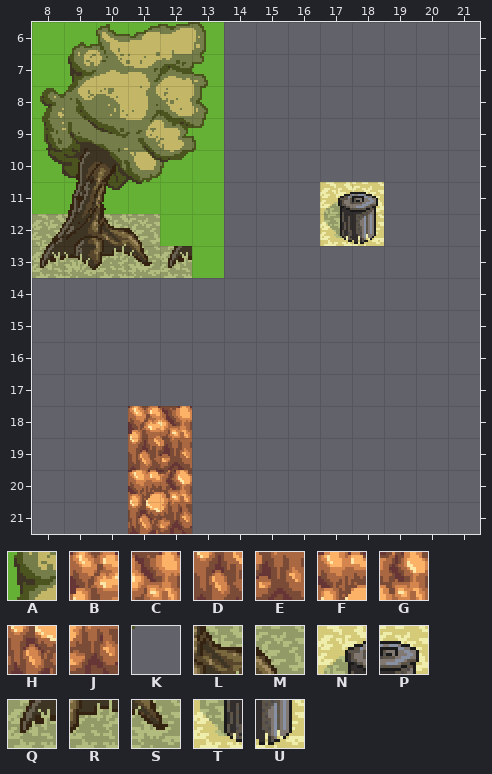
Two versions of a level (Tiled map, Content/map/rules1.tmx). Above, as it was before the edit.
Cells are 16x16 px. Shown: x 8..21, y 6..21. The old version is drawn lined up with the new one.
Key: from "collision": A 1; from "tile1": B 764, C 765, D 824, E 825, F 884, G 885, H 944, J 945, K 3405, L 3522, M 3523, N 3524, P 3525, Q 3580, R 3582, S 3583, T 3584, U 3585.
_ is an empty cell, # one hidden under a higher layer.
Layer "regions" before, first column x 10:
 8 ###A________
 9 ##AA________
10 #AAA________
11 AAAA___##___
12 ##AA___##___
13 ###A________
14 ____________
15 ____________
16 ____________
17 ____________
18 _##_________
19 _##_________
20 _##_________
21 _##_________
Layer "output_trees" before, first column x 10:
 8 ____________
 9 ____________
10 ___K________
11 _______NP___
12 LM_____TU___
13 RS__________
14 ____________
15 ____________
16 ____________
17 ____________
18 _BC_________
19 _DE_________
20 _FG_________
21 _HJ_________
And afterwards:
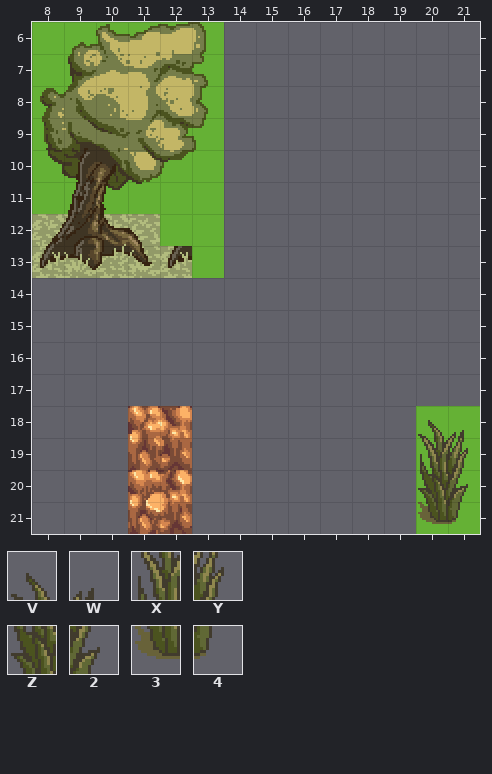
Further tiles: from "tile2": V 1132, W 1133, X 1192, Y 1193, Z 1252, 2 1253, 3 1312, 4 1313.
See-through tiles are keyed as they look on the map.
Changes in this commit:
Changed rows in their new state; . is an unchanged cell.
map size 50x50 -> 32x32 cells
Layer "regions":
first column x 17:
11 __
12 __
first column x 20:
18 AA
19 AA
20 AA
21 AA
Layer "input_trees":
first column x 17:
12 __
first column x 20:
21 34
Layer "output_trees":
first column x 17:
11 __
12 __
first column x 20:
21 34
Layer "output_above_trees":
first column x 20:
18 VW
19 XY
20 Z2
